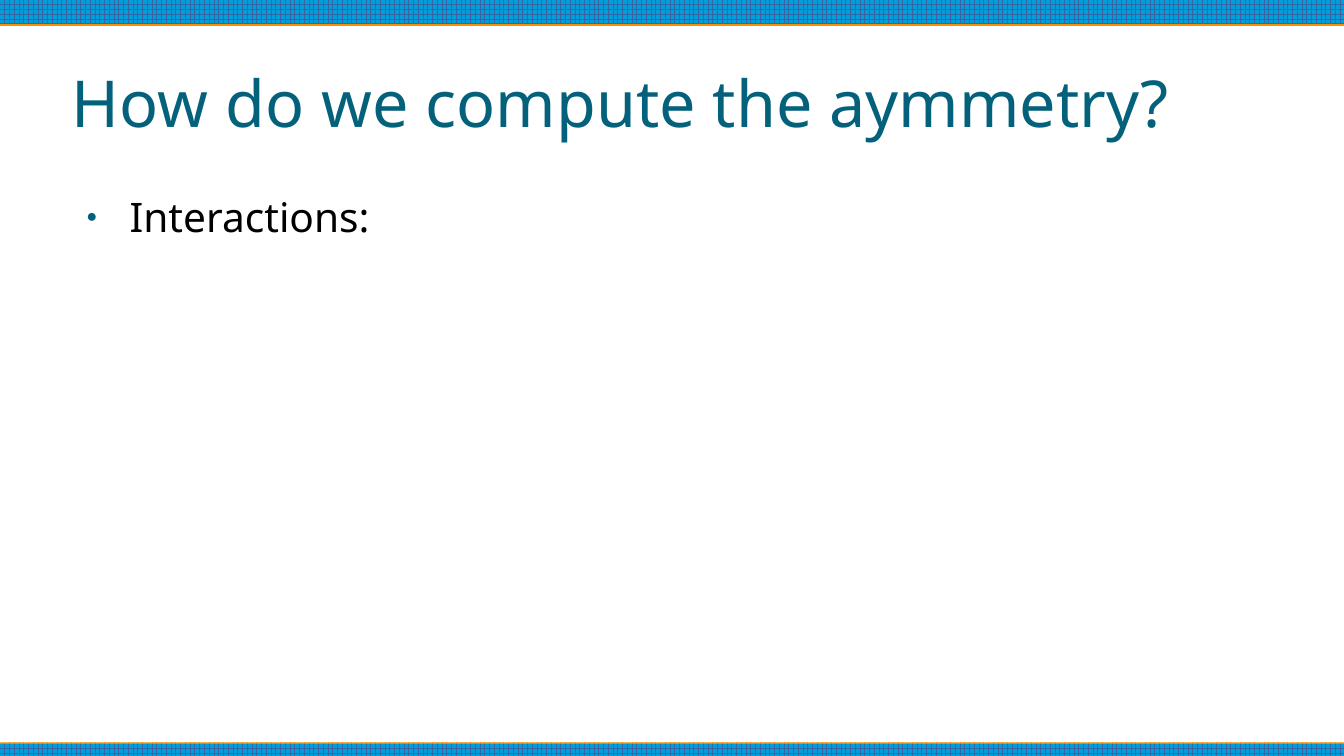
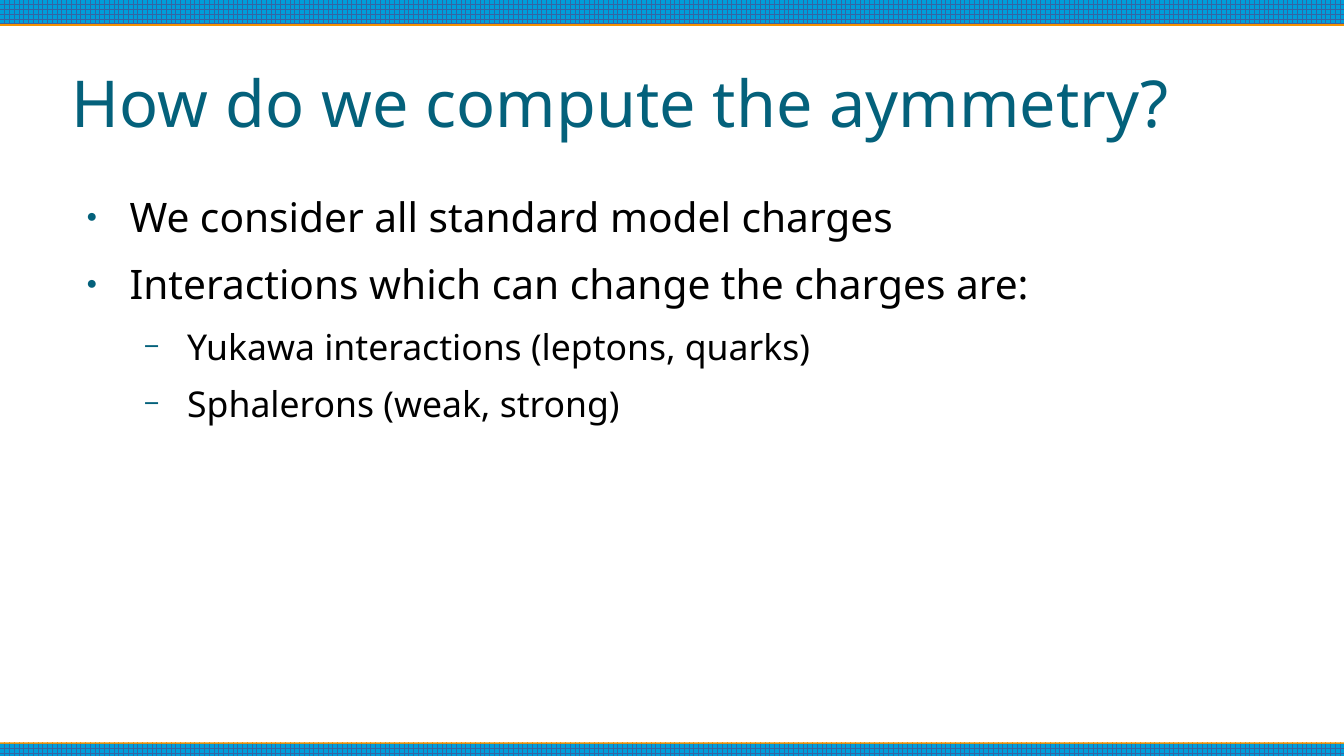
Before and after one commit to anna-jana/masters-project, a slide deck: slide 21 of reports/thesis-talk/presentation.odp (slide 22 before the commit). Drawn at 1344x756 pixels with LibreOffice and Linux fonts; fonts in the diff are those of the drawing. Boxes give left, top, right and bottom in pixels: in the first picture for what was removed or moved away, otherwise in the second. Text is boxed around its words. In the diff, an @@ line names an element or a change of style, - is before the commit and + after.

```diff
--- a/reports/thesis-talk/presentation.odp
+++ b/reports/thesis-talk/presentation.odp
@@ text at [130, 201, 1029, 426]: text changed @@
-● Interactions:
+● We consider all standard model charges
+● Interactions which can change the charges are:
+  − Yukawa interactions (leptons, quarks)
+  − Sphalerons (weak, strong)
```
Also in this commit, not shown: 12 other slides changed, 2 slides added, 1 slide removed.
